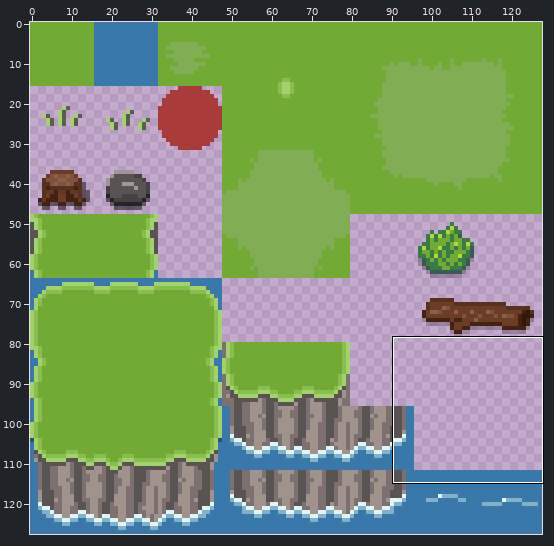
Edited in one commit: sprite sheet (Assets/Sprites/tileset.png). The picture above shows the old version from afar; the outline marks the close-up.
Close-up. Old version:
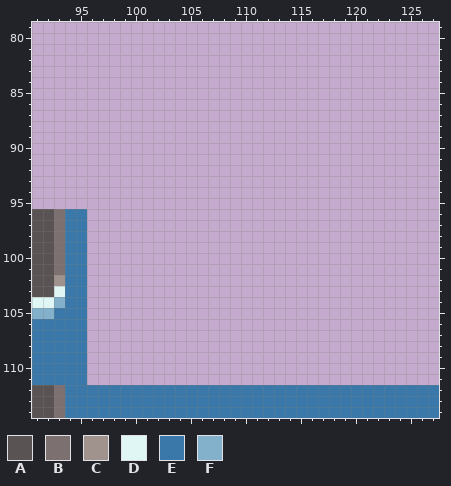
The file is 128x128 pixels. Colours within 5 levels of each other are drawn and written as one. Shown: x 91..127, y 79..114.
Palette (. is transparent): A #5a5353  B #7d7071  C #a0938e  D #dff6f5  E #3978a8  F #83b0ca
Pixels before, first column x 91:
 96 AABEE................................
 97 AABEE................................
 98 AABEE................................
 99 AABEE................................
100 AABEE................................
101 AABEE................................
102 AACEE................................
103 AADEE................................
104 DDFEE................................
105 FFEEE................................
106 EEEEE................................
107 EEEEE................................
108 EEEEE................................
109 EEEEE................................
110 EEEEE................................
111 EEEEE................................
112 AABEEEEEEEEEEEEEEEEEEEEEEEEEEEEEEEEEE
113 AABEEEEEEEEEEEEEEEEEEEEEEEEEEEEEEEEEE
114 AABEEEEEEEEEEEEEEEEEEEEEEEEEEEEEEEEEE
After the commit:
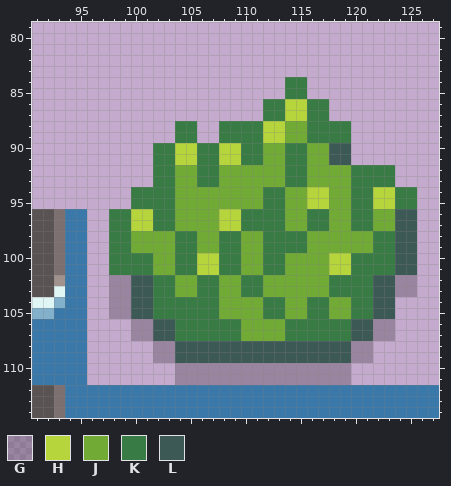
Colours new in this view: G #00000037  H #b6d53c  J #71aa34  K #397b44  L #3c5956
Edits made:
y 84..85: x 114..115 .. -> KK
y 86..87: x 112..117 ...... -> KKHHKK
y 88..89: x 104..105 .. -> KK; x 108..119 ............ -> KKKKHHJJKKKK
y 90..91: x 102..119 .................. -> KKHHKKHHKKJJKKJJLL
y 92..93: x 102..123 ...................... -> KKJJKKJJJJJJKKJJJJKKKK
y 94..95: x 100..125 .......................... -> KKKKJJJJJJJJKKJJHHJJKKHHKK
y 96..97: x 98..125 ............................ -> KKHHKKJJJJHHKKKKJJKKJJKKJJLL
y 98..99: x 98..125 ............................ -> KKJJJJKKJJKKJJKKKKJJJJJJKKLL
y 100..101: x 98..125 ............................ -> KKKKJJKKHHKKJJKKJJJJHHKKKKLL
y 102..103: x 98..125 ............................ -> GGLLKKJJKKJJKKJJJJJJKKKKLLGG
y 104..105: x 98..123 .......................... -> GGLLKKKKKKJJJJKKJJKKJJKKLL
y 106..107: x 100..123 ........................ -> GGLLKKKKKKJJJJKKKKKKLLGG
y 108..109: x 102..121 .................... -> GGLLLLLLLLLLLLLLLLGG
y 110..111: x 104..119 ................ -> GGGGGGGGGGGGGGGG
Boxes around the changes in both close-ups, in picture pixels (x1, y1, x2, y2):
added: (109, 77, 417, 385)
